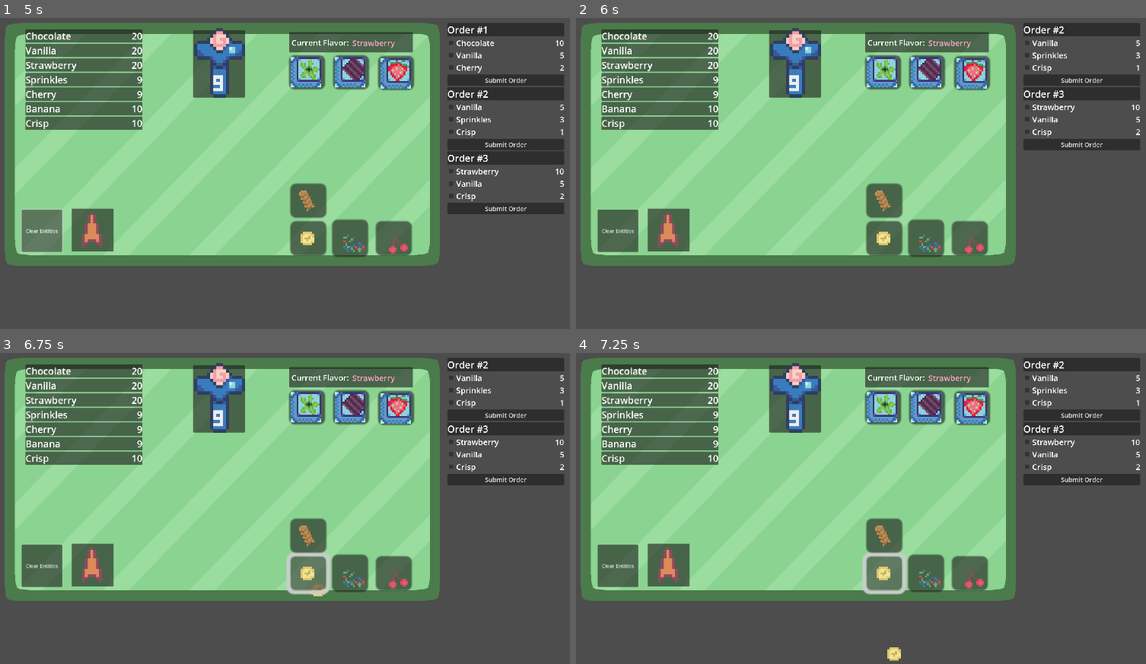
Above: before the commit, frames 1-4 (two rows, left to right).
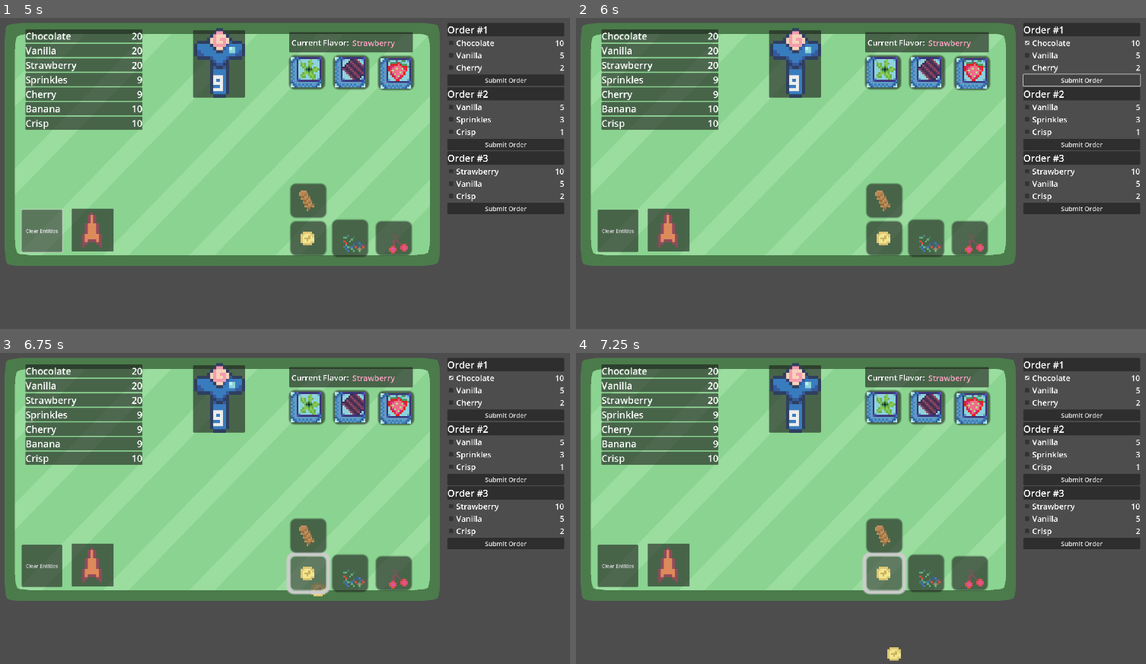
Above: after the commit, the same moments.

Repository: 2192375d/Touhou-Game-Jam-16-Cirno-s-Swirlaria
Game: Godot game, scene res://scenes/game_tablemenu.tscn
The game is run twice, just before and just after one commit, with the same random seed, the same clock (stepped at 60 frames per second) and the same inputs. This scene is started directly instead of the project's main scene.
Inputs (mouse positions are in pixels of both pictures, inside the frame that each line leads up to):
- Up to frame 1 (5 s): click (353, 70) at 0.5 s; click (307, 70) at 1.25 s; click (393, 238) at 2 s; click (347, 238) at 2.75 s; click (393, 73) at 3.5 s; click "Clear Entities" at 4.25 s
- Up to frame 2 (6 s): click (1026, 42) at 5.02 s; click "Submit Order" at 5.75 s
- Up to frame 3 (6.75 s): click (307, 573) at 6.5 s
- Up to frame 4 (7.25 s): no input

Frame 1 is identical in both runs. In frame 2, 2.4% of the frame differs, in the area x 78-100%, y 2-64%; in frame 3, 2.2%; in frame 4, 2.2%.

Commit message:
feat: updating order statuses and better clear

Diff:
--- a/scenes/game_tablemenu.tscn
+++ b/scenes/game_tablemenu.tscn
@@ -949,7 +949,6 @@
 
 [node name="CheckBox" type="CheckBox" parent="Control/VBoxContainer/Order/HBoxContainer"]
 layout_mode = 2
-toggle_mode = false
 
 [node name="Ingredient" type="RichTextLabel" parent="Control/VBoxContainer/Order/HBoxContainer"]
 layout_mode = 2
@@ -1089,7 +1088,6 @@
 position = Vector2(41, 52)
 shape = SubResource("CircleShape2D_a75m5")
 
-[connection signal="send_ingredients" from="." to="Control/VBoxContainer/Order" method="_on_game_tablemenu_send_ingredients"]
 [connection signal="button_down" from="Nozzle" to="." method="_on_nozzle_button_down"]
 [connection signal="button_up" from="Nozzle" to="." method="_on_nozzle_button_up"]
 [connection signal="button_down" from="ConeDispenser" to="." method="_on_cone_button_down"]
--- a/scripts/Order.gd
+++ b/scripts/Order.gd
@@ -10,3 +10,10 @@
 		if composition[key] < ingredients[key]:
 			return false
 	return true
+
+func get_fufilled_list(composition : Dictionary[String, int]) -> Array[String]:
+	var retArray : Array[String] = []
+	for key in ingredients:
+		if composition[key] >= ingredients[key]:
+			retArray.append(key)
+	return retArray
--- a/scripts/cream_raw.gd
+++ b/scripts/cream_raw.gd
@@ -8,7 +8,6 @@
 	if (not notfirst):
 		self.freeze = true
 	notfirst = true
-	print("Hello World")
 
 # Called every frame. 'delta' is the elapsed time since the previous frame.
 func _process(delta):
@@ -17,7 +16,5 @@
 		#print(sumdelta)
 		if sumdelta >= 3:
 			self.freeze = true
-			print("freezed")
 	if (self.position.y >= 1200):
-		print("KMS")
 		queue_free()
--- a/scripts/game_tablemenu.gd
+++ b/scripts/game_tablemenu.gd
@@ -14,7 +14,6 @@
 @onready var inventorycontainer = get_node("Control/InventoryContainer")
 @onready var ingredientcontainertemplate = get_node("Control/InventoryContainer/IngredientContainer")
 
-signal send_ingredients(ingredientsdict : Dictionary[String, int])
 
 # Imported from other scene
 var orders : Dictionary[int, Order] = {
@@ -51,18 +50,31 @@
 var currentcomposition : Dictionary[String, int]
 var currentFlavor : String = "Vanilla"
 var inventoryhandles : Dictionary[String, PanelContainer]
-
-func displayOrders():
+var orderhandles : Dictionary # Dictionary[int, Dictionary[String, Container]]
+
+func reset_currentcomposition() -> void:
+	currentcomposition= {
+	"Chocolate" : 0,
+	"Vanilla" : 0,
+	"Strawberry" : 0,
+	"Sprinkles" : 0,
+	"Cherry" : 0,
+	"Banana" : 0,
+	"Crisp" : 0,}
+
+func setup_orders():
 	print("Displaying orders")
 	print(orders)
 	for key in orders:
 		var order = orders[key]
 		var newordercomponent : VBoxContainer = ordertemplate.duplicate()
 		newordercomponent.visible = true
-		newordercomponent.ingredients = orders[key].ingredients
+		orderhandles[key] = {}
+		orderhandles[key]["Origin"] = newordercomponent
 		# iterate through the items within order
-		for k in orders[key].ingredients:
+		for k : String in orders[key].ingredients:
 			var newingredientcomponent : HBoxContainer = orderingredienttemplate.duplicate()
+			orderhandles[key][k] = newingredientcomponent.get_node("CheckBox")
 			newingredientcomponent.visible = true
 			newingredientcomponent.get_node("Ingredient").text = k
 			newingredientcomponent.get_node("Amount").text = str(orders[key].ingredients[k])
@@ -71,10 +83,11 @@
 		newordercomponent.move_child(newordercomponent.get_node("Button"), newordercomponent.get_child_count() -1)
 		newordercomponent.ordernumber = key
 		vboxcontainer.add_child(newordercomponent)
+	print(orderhandles)
+
 
 func setup_inventory_display() -> void:
 	for key in inventory:
-		print(key)
 		var newingredientcomponent = ingredientcontainertemplate.duplicate()
 		newingredientcomponent.get_node("HBoxContainer").get_node("Ingredient").text = key
 		newingredientcomponent.get_node("HBoxContainer").get_node("Amount").text = str(inventory[key])
@@ -83,26 +96,46 @@
 		# save for later use
 		inventoryhandles[key] = newingredientcomponent
 
+func update_order_status() -> void:
+	for key : int in orders:
+		for k in orders[key].get_fufilled_list(currentcomposition):
+			orderhandles[key][k].button_pressed = true
+
+func clear_button_checks() -> void:
+	for key : int in orderhandles:
+		for k : String in orderhandles[key]:
+			if orderhandles[key][k] is CheckBox:
+				orderhandles[key][k].button_pressed = false
+
 func update_inventory(key : String, change : int) -> void:
-	inventory[key] += change
+	inventory[key] -= change
+	currentcomposition[key] += change
 	for k in inventory:
 		var newingredientcomponent = inventoryhandles[k]
 		newingredientcomponent.get_node("HBoxContainer").get_node("Ingredient").text = k
 		newingredientcomponent.get_node("HBoxContainer").get_node("Amount").text = str(inventory[k])
+	update_order_status()
 	# check to see if any checkmarks are good
+
+
 
 func _ready():
 	conesprite.get_node("StaticBody2D").get_node("CollisionPolygon2D").disabled = true
 	creamraw.get_node("CollisionPolygon2D").disabled = true
 	cherryspriteraw.get_node("CollisionShape2D").disabled = true
 	sprinklesspriteraw.get_node("CollisionShape2D").disabled = true
-	displayOrders()
+	setup_orders()
 	setup_inventory_display()
-	print("Hello World")
+	reset_currentcomposition()
 
 func _on_order_orderfufilled(ordernumber : int) -> void:
-	orders.erase(ordernumber)
-	# cash out
+	# check if current order is fine
+	if orders[ordernumber].check_fufilled(currentcomposition):
+		orders.erase(ordernumber)
+		orderhandles[ordernumber]["Origin"].queue_free()
+		orderhandles.erase(ordernumber)
+
+		reset_state()
 
 func _input(event):
 	if event.is_action_pressed("mousedown"):
@@ -120,7 +153,6 @@
 func _process(delta):
 	mousepos = get_viewport().get_mouse_position()
 	if (currentTopping != null):
-		print(currentTopping.position)
 		currentTopping.position.x = mousepos.x - 12
 		currentTopping.position.y = mousepos.y - 12
 	elif (clickingNozzle):
@@ -144,7 +176,7 @@
 	clickingNozzle = false
 
 func add_topping(toppingname : String) -> void:
-	update_inventory(toppingname, -1)
+	update_inventory(toppingname, 1)
 	match toppingname:
 		"Sprinkles":
 			currentTopping = sprinklesspriteraw.duplicate()
@@ -177,10 +209,9 @@
 	add_topping("Crisp")
 
 
-
 func _on_timer_timeout() -> void:
 	if clickingNozzle and inventory[currentFlavor] > 0:
-		update_inventory(currentFlavor, -1)
+		update_inventory(currentFlavor, 1)
 		var newcream = creamraw.duplicate()
 		creamqueue.append(newcream)
 		newcream.visible = true
@@ -212,7 +243,12 @@
 func _on_strawberry_pressed() -> void:
 	set_flavor("Strawberry")
 
-func _on_clear_entities_pressed() -> void:
+func reset_state() -> void:
+	clear_entities()
+	reset_currentcomposition()
+	clear_button_checks()
+
+func clear_entities() -> void:
 	for creamitem in creamqueue:
 		if (is_instance_valid(creamitem)):
 			creamitem.queue_free()
@@ -221,3 +257,6 @@
 			toppingitem.queue_free()
 	creamqueue.clear()
 	toppingqueue.clear()
+
+func _on_clear_entities_pressed() -> void:
+	reset_state()
--- a/scripts/orderpanel.gd
+++ b/scripts/orderpanel.gd
@@ -1,7 +1,6 @@
 extends VBoxContainer
 
 @export var ordernumber : int
-@export var ingredients : Dictionary[String, int]
 signal orderfufilled(ordernum : int)
 
 func _ready():
@@ -13,13 +12,8 @@
 func _process(delta):
 	pass
 
+
 func _on_button_pressed() -> void:
 	orderfufilled.emit(ordernumber)
-	queue_free()
+	#queue_free()
 	pass # Replace with function body.
-
-
-func _on_game_tablemenu_send_ingredients(composition: Dictionary[String, int]) -> void:
-	for key in ingredients:
-		if composition[key] < ingredients[key]:
-			pass
